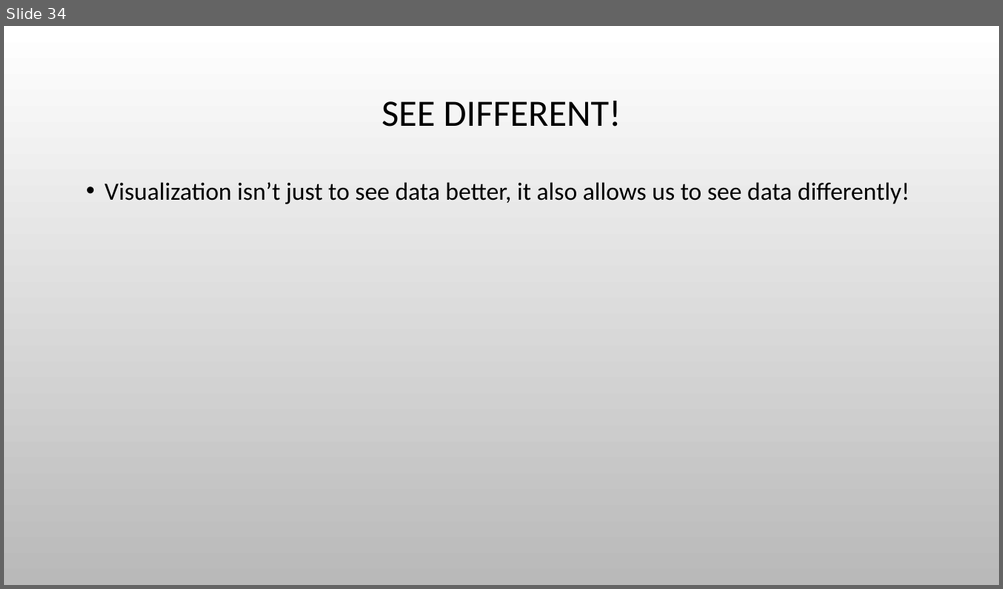
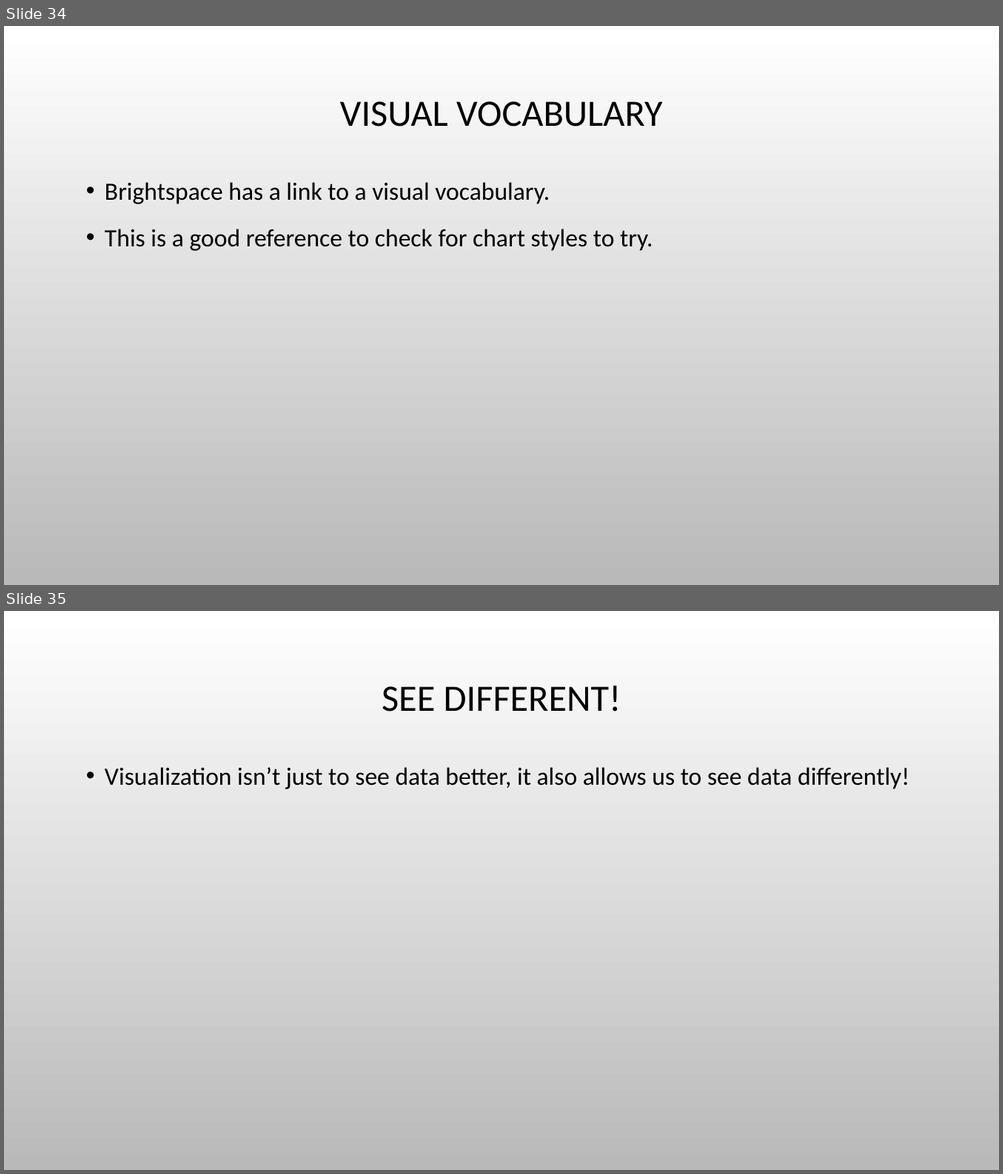
Before and after one commit to AkeemSemper/ml_datasets, a slide deck: slides/Visualization.pptx. Shown one above the other, each under a label of ours: slide 34 before the commit, slides 34 and 35 after it. The pictures are 1003x589 and 1003x1174 pixels, drawn with LibreOffice and Linux fonts; fonts in the diff are those of the drawing; background and template pictures are left out. Boxes give left, top, right and bottom in pixels: in the first picture for what was removed or moved away, otherwise in the second. Text is boxed around its words. In the diff, an @@ line names an element or a change of style, - is before the commit and + after.

```diff
--- a/slides/Visualization.pptx
+++ b/slides/Visualization.pptx
@@ slide 34 added at <box>4,26,999,585</box>, background picture (left out) @@
@@ title added at <box>340,101,662,127</box>, 36 pt, text #000000 @@
+VISUAL VOCABULARY
@@ text added at <box>105,182,653,251</box>, 24 pt, text #000000 @@
+• Brightspace has a link to a visual vocabulary.
+• This is a good reference to check for chart styles to try.
@@ what was slide 34 is now slide 35 @@
```
Also in this commit, not shown: 3 slides changed, 2 other slides added, 2 slides removed, 2 other files.
